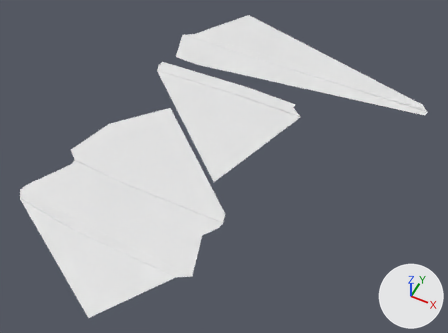
The OBJ model public/res/models/path2.obj, before and after one commit.
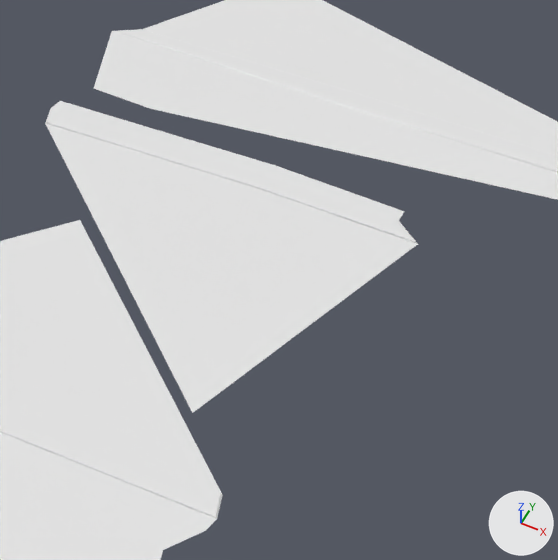
There are two pictures of each version: one whole from a 50 mm camera at (29.2, -55.7, 55.8) aimed at (6.3, -10.1, -1.2), one close up on the part from 31% to 79% of the width and 7% to 72% of the height. The axes (+X, +Y, +Z) are drawn at lower right. The lights are the same throughout. Where no turn or scale is listed for an object, it has been applied to the vertices.

Objects in the first close-up: 'newfloor_Plane'.
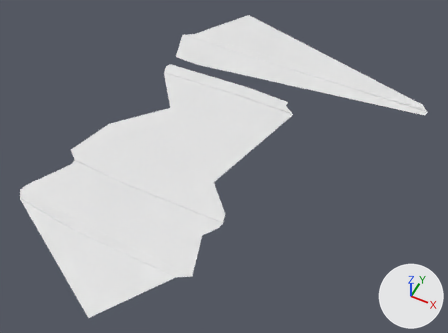
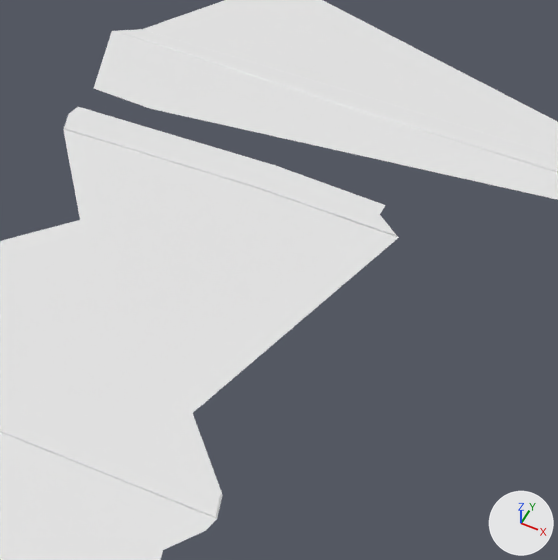
Pixel boxes (x1, y1, x2, y2) of what changed, in the close-ups (558 x 560 px):
```json
{"part": 1, "of": "me_newfloor_plane", "change": "built on", "before": [45, 101, 418, 413], "after": [63, 107, 399, 493]}
```

Edits to the scene script, one JSON object a line:
```json
{"block": "me_newfloor_plane", "where": "me_newfloor_plane.from_pydata(...)  # 65 vertices, 91 faces; spans x -12.8..26.4, y -35.0..18.7, z 0.0..0.2"}
{"block": "me_newfloor_plane", "where": "# used by ob_newfloor_plane; location = (0.0, 0.0, 0.0)"}
{"block": "me_newfloor_plane", "where": "# verts and faces of me_newfloor_plane; kept vertices keep their numbers, new ones are numbered from 65"}
{"block": "me_newfloor_plane", "where": "# before: 1 (6.9, -13.8, 0.0) at pixel (192, 413), 3 (11.9, 1.1, 0.0) at pixel (418, 243), 4 (10.4, 3.0, 0.0) at pixel (404, 211), 17 (-9.9, 2.9, 0.0) at pixel (60, 100), 18 (-9.6, 0.9, 0.0) at pixel (45, 123)"}
{"block": "me_newfloor_plane", "where": "# before: 20 (-9.9, 2.1, 0.1) at pixel (51, 107), 21 (-9.5, 0.9, 0.1) at pixel (46, 122), 24 (11.8, 1.1, 0.1) at pixel (415, 241), 25 (10.3, 2.2, 0.1) at pixel (396, 218), 29 (-10.0, 2.1, 0.0) at pixel (50, 107)"}
{"block": "me_newfloor_plane", "where": "# before: 31 (10.4, 2.3, 0.0) at pixel (398, 220), 50 (10.2, -17.4, 0.0) at pixel (222, 495), 64 (-4.1, -4.9, 0.0) at pixel (80, 219)"}
{"block": "me_newfloor_plane", "change": "me_newfloor_plane part 1"}
{"op": "add", "block": "me_newfloor_plane", "code": "for i in [4, 24, 25]: verts[i] += (-1.1, 0.0, 0.0)"}
{"op": "add", "block": "me_newfloor_plane", "code": "for i in [18, 20, 21, 29]: verts[i] += (1.1, 0.0, 0.0)"}
{"op": "add", "block": "me_newfloor_plane", "code": "verts[3] = (10.9, 1.1, 0.0)  # moved, pixel (398, 237)"}
{"op": "add", "block": "me_newfloor_plane", "code": "verts[31] = (9.4, 2.3, 0.0)  # moved, pixel (379, 214)"}
{"op": "add", "block": "me_newfloor_plane", "code": "verts[17] = (-8.7, 2.9, 0.0)  # moved, pixel (78, 106)"}
{"op": "add", "block": "me_newfloor_plane", "code": "faces += [(1, 18, 64, 50)]"}
```
